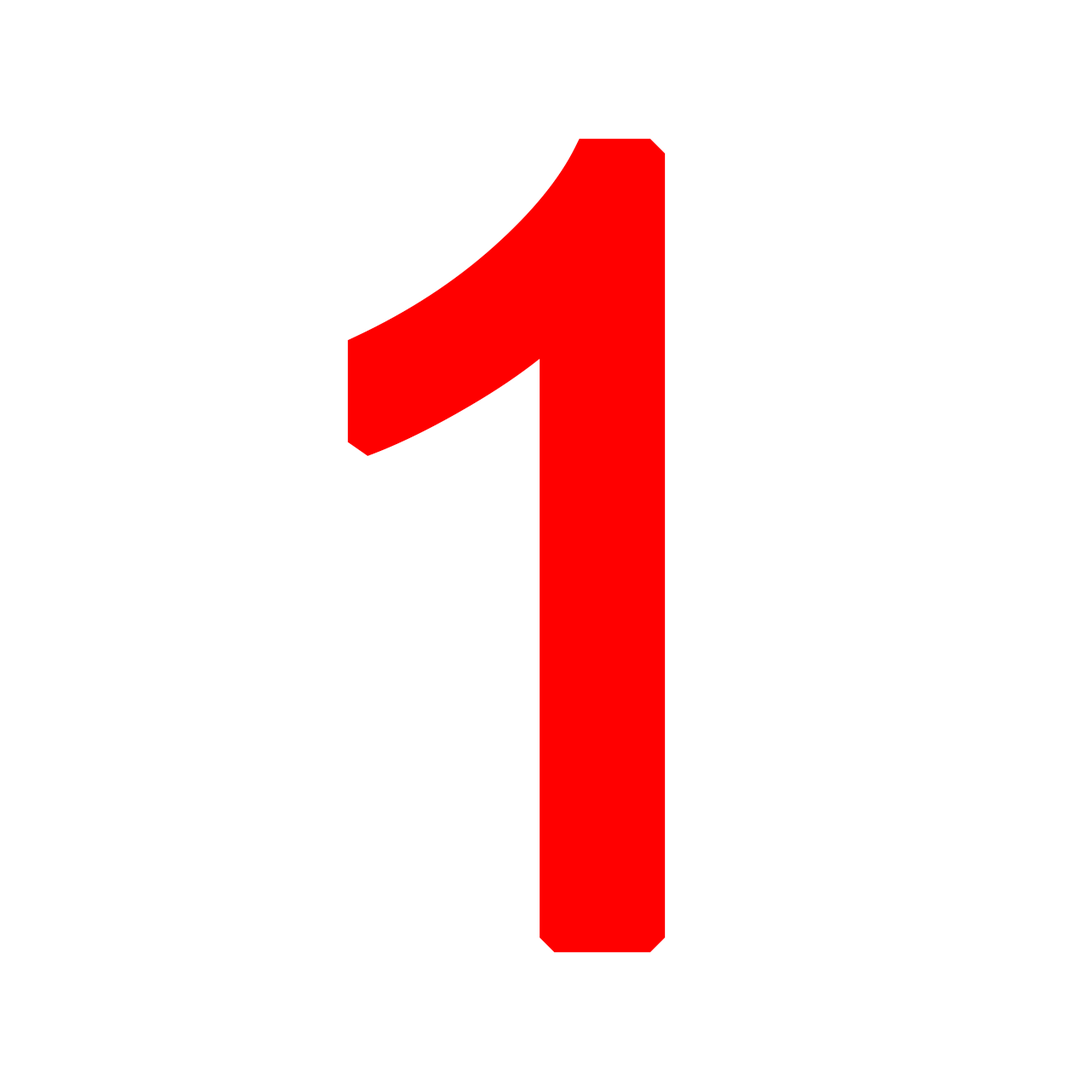
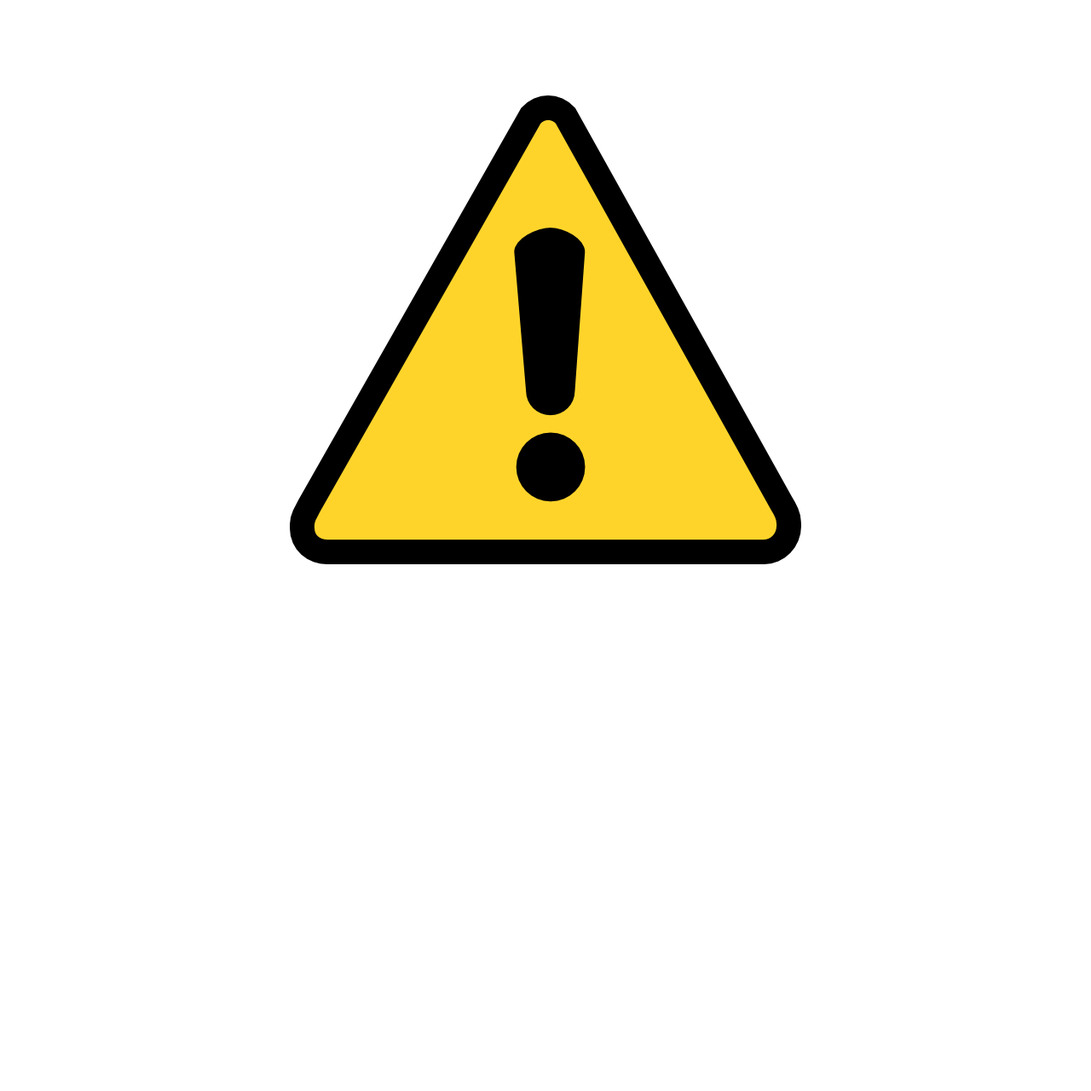
Before/after of a 1091 x 1091 layered artwork. What changed in the layer stack:
hid "1" over [347, 138, 666, 954]
added layer "Ebene 1" above "Oops! Da ist etwas schief gelaufen. Bitte in ein paar Sekunden" over [289, 95, 802, 565]
added layer "Oops! Da ist etwas schief gelaufen. Bitte in ein paar Sekunden" above "empty" over [539, 603, 666, 722]
